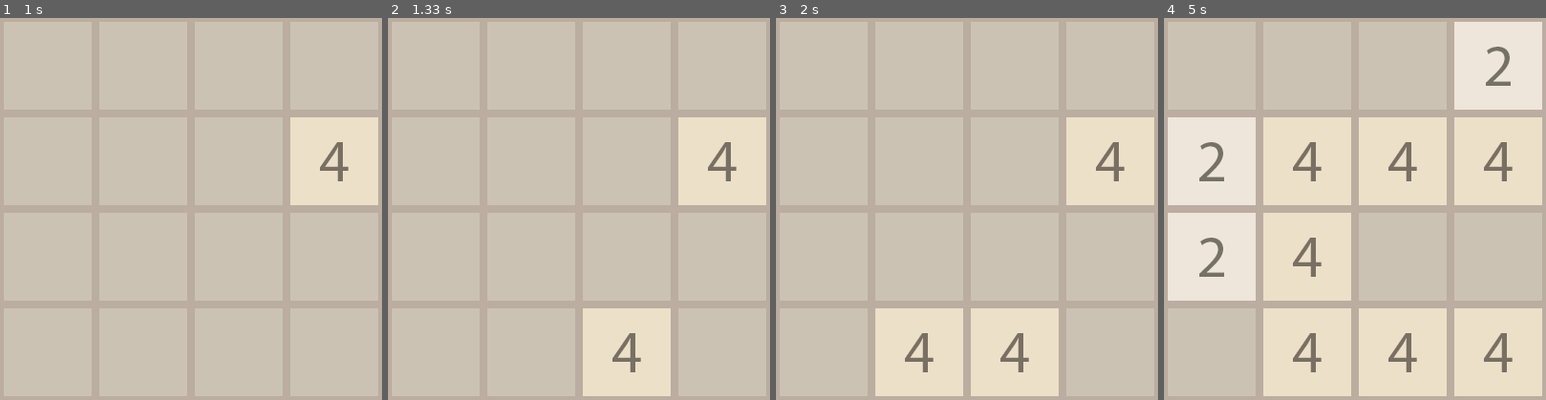
Above: before the commit, frames 1-4 (left to right).
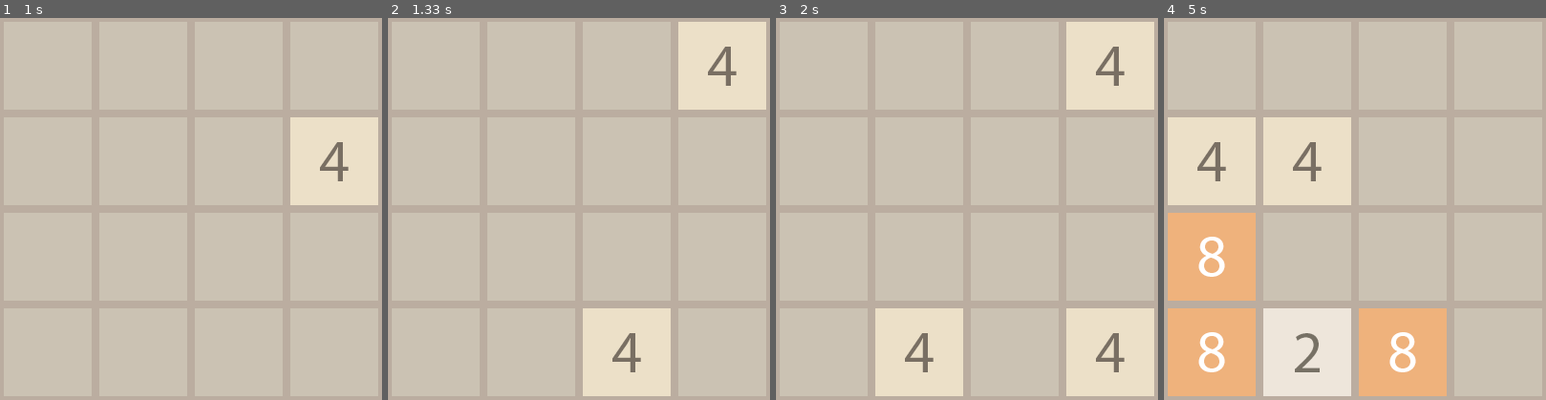
Above: after the commit, the same moments.

Repository: Marufenko/2048_on_pygame
Game: pygame game, started from main.py
Two runs of this game, one before a commit and one after it. Both use one fixed random seed, a clock stepped at 60 frames per second and the inputs below.
Inputs:
- Up to frame 1 (1 s): hold Right 0.33-0.8 s; hold Up from 0.83 s (still down)
- Up to frame 2 (1.33 s): release Up at 1.13 s; hold Right from 1.17 s (still down)
- Up to frame 3 (2 s): release Right at 1.63 s; hold Left from 1.67 s (still down)
- Up to frame 4 (5 s): release Left at 2.2 s; hold Down 2.23-2.53 s; hold Left 2.57-2.97 s; hold Left 3-3.37 s; hold Left 3.4-4.03 s; hold Down 4.07-4.43 s; hold Left 4.47-4.93 s; hold Right from 4.97 s (still down)

Frame 1 is identical in both runs. In frame 2, 10% of the frame differs, in the area x 76-99%, y 1-49%; in frame 3, 21%; in frame 4, 43%, in the area x 1-99%, y 1-99%.

Commit message:
implement moves with calculation in all directions

Diff:
--- a/main.py
+++ b/main.py
@@ -53,6 +53,15 @@
         # data recalculate/generates and screen is overrides in the main loop to triger it once per key click
         while right or left or up or down:
 
+            if left:
+                data_array = left_turn(data_array)
+            if right:
+                data_array = right_turn(data_array)
+            if up:
+                data_array = up_turn(data_array)
+            if down:
+                data_array = down_turn(data_array)
+
             new_value = generate_input_value()  # generate 2 or 4 Int randomly
             x_coor, y_coor = generate_coordinates_for_input(data_array)  # coordinated for new value
             try:
@@ -96,5 +105,73 @@
     return result
 
 
+def left_turn(data_array):
+    for i in range(4):  # execute for each of 4 lines
+        sum_done = False  # only two values may be sum up under one move
+        for k in range(3):  # max three-cell offset
+            for j in range(3):  # execute for each of three pairs of values
+                if not sum_done:
+                    if data_array[i][j] == data_array[i][j + 1] and data_array[i][j] != 0:
+                        data_array[i][j] *= 2
+                        data_array[i][j + 1] = 0
+                        sum_done = True
+                if data_array[i][j] == 0:
+                    data_array[i][j] = data_array[i][j + 1]
+                    data_array[i][j + 1] = 0
+
+    return data_array
+
+
+def right_turn(data_array):
+    for i in range(4):  # execute for each of 4 lines
+        sum_done = False  # only two values may be sum up under one move
+        for k in range(3):  # max three-cell offset
+            for j in range(3):  # execute for each of three pairs of values
+                if not sum_done:
+                    if data_array[i][-(j+1)] == data_array[i][-(j + 2)] and data_array[i][-(j+1)] != 0:
+                        data_array[i][-(j+1)] *= 2
+                        data_array[i][-(j + 2)] = 0
+                        sum_done = True
+                if data_array[i][-(j+1)] == 0:
+                    data_array[i][-(j+1)] = data_array[i][-(j + 2)]
+                    data_array[i][-(j + 2)] = 0
+
+    return data_array
+
+
+def up_turn(data_array):
+    for j in range(4):  # execute for each of 4 columns
+        sum_done = False  # only two values may be sum up under one move
+        for k in range(3):  # max three-cell offset
+            for i in range(3):  # execute for each of three pairs of values
+                if not sum_done:
+                    if data_array[i][j] == data_array[i+1][j] and data_array[i][j] != 0:
+                        data_array[i][j] *= 2
+                        data_array[i+1][j] = 0
+                        sum_done = True
+                if data_array[i][j] == 0:
+                    data_array[i][j] = data_array[i+1][j]
+                    data_array[i+1][j] = 0
+
+    return data_array
+
+
+def down_turn(data_array):
+    for j in range(4):  # execute for each of 4 columns
+        sum_done = False  # only two values may be sum up under one move
+        for k in range(3):  # max three-cell offset
+            for i in range(2, -1, -1):  # execute for each of three pairs of values
+                if not sum_done:
+                    if data_array[i+1][j] == data_array[i][j] and data_array[i+1][j] != 0:
+                        data_array[i+1][j] *= 2
+                        data_array[i][j] = 0
+                        sum_done = True
+                if data_array[i+1][j] == 0:
+                    data_array[i+1][j] = data_array[i][j]
+                    data_array[i][j] = 0
+
+    return data_array
+
+
 if __name__ == "__main__":
     main()
--- a/test.py
+++ b/test.py
@@ -1,20 +1,77 @@
 def main():
-    data_array = [[2, 0, 0, 2],
-                  [0, 2, 2, 2],
+    data_array = [[8, 0, 0, 2],
+                  [0, 0, 2, 2],
                   [0, 4, 2, 4],
-                  [0, 8, 0, 8]]
-    print(data_array)
-    print(left_turn(data_array))
+                  [0, 4, 4, 8]]
+    for i in range(4):
+        print(data_array[i])
+    a = down_turn(data_array)
+    print('')
+    for i in range(4):
+        print(a[i])
 
+
+def down_turn(data_array):
+    for j in range(4):  # execute for each of 4 columns
+        sum_done = False  # only two values may be sum up under one move
+        for k in range(3):  # max three-cell offset
+            for i in range(2, -1, -1):  # execute for each of three pairs of values
+                if not sum_done:
+                    if data_array[i+1][j] == data_array[i][j] and data_array[i+1][j] != 0:
+                        data_array[i+1][j] *= 2
+                        data_array[i][j] = 0
+                        sum_done = True
+                if data_array[i+1][j] == 0:
+                    data_array[i+1][j] = data_array[i][j]
+                    data_array[i][j] = 0
+
+    return data_array
+
+
+def up_turn(data_array):
+    for j in range(4):  # execute for each of 4 columns
+        sum_done = False  # only two values may be sum up under one move
+        for k in range(3):  # max three-cell offset
+            for i in range(3):  # execute for each of three pairs of values
+                if not sum_done:
+                    if data_array[i][j] == data_array[i+1][j] and data_array[i][j] != 0:
+                        data_array[i][j] *= 2
+                        data_array[i+1][j] = 0
+                        sum_done = True
+                if data_array[i][j] == 0:
+                    data_array[i][j] = data_array[i+1][j]
+                    data_array[i+1][j] = 0
+
+    return data_array
+
+
+def right_turn(data_array):
+    for i in range(4):  # execute for each of 4 lines
+        sum_done = False  # only two values may be sum up under one move
+        for k in range(3):  # max three-cell offset
+            for j in range(3):  # execute for each of three pairs of values
+                if not sum_done:
+                    if data_array[i][-(j+1)] == data_array[i][-(j + 2)] and data_array[i][-(j+1)] != 0:
+                        data_array[i][-(j+1)] = data_array[i][-(j+1)] * 2
+                        data_array[i][-(j + 2)] = 0
+                        sum_done = True
+                if data_array[i][-(j+1)] == 0:
+                    data_array[i][-(j+1)] = data_array[i][-(j + 2)]
+                    data_array[i][-(j + 2)] = 0
+
+    return data_array
 
 
 def left_turn(data_array):
-    for k in range(3):
-        for i in range(4):
-            for j in range(3):
-                if data_array[i][j] == data_array[i][j + 1]:
-                    data_array[i][j] = data_array[i][j] * 2
-                    data_array[i][j + 1] = 0
+    for i in range(4):  # execute for each of 4 lines
+        sum_done = False  # only two values may be sum up under one move
+        for k in range(3):  # max three-cell offset
+            for j in range(3):  # execute for each of three pairs of values
+                if not sum_done:
+                    if data_array[i][j] == data_array[i][j + 1] and data_array[i][j] != 0:
+                        data_array[i][j] = data_array[i][j] * 2
+                        data_array[i][j + 1] = 0
+                        sum_done = True
                 if data_array[i][j] == 0:
                     data_array[i][j] = data_array[i][j + 1]
                     data_array[i][j + 1] = 0
